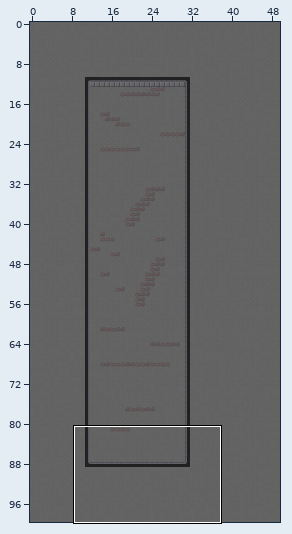
A Tiled map gets an edit: res/tiled/testmap.tmx. Above: a wide view before the commit, with the close-up outlined.
Close-up. As it was:
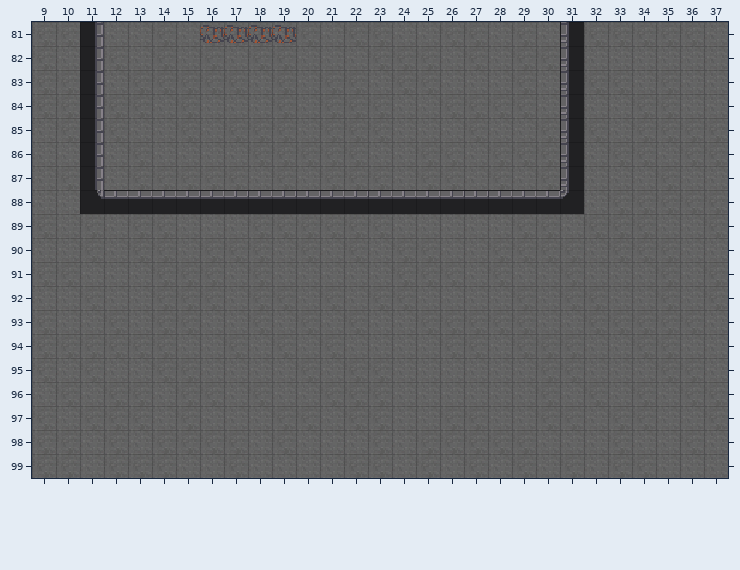
Cells are 16x16 px. Shown: x 9..37, y 81..99. The commit also changed other parts of the map, which this record leaves out.
After:
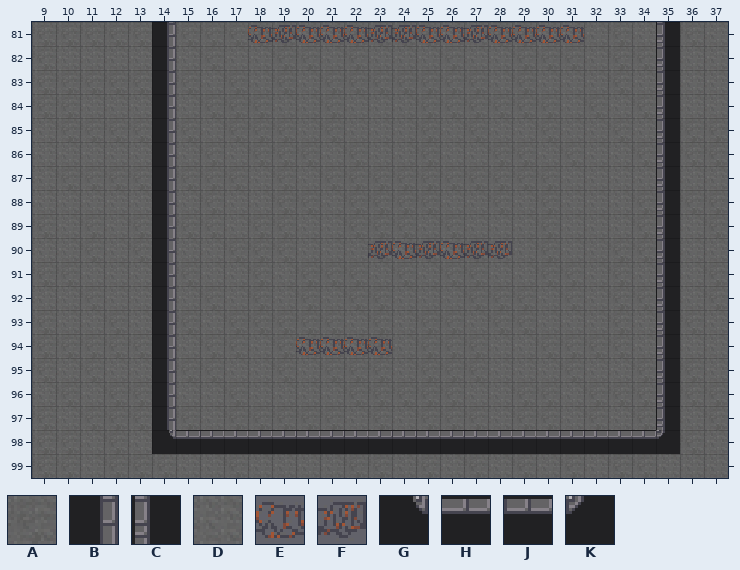
Key: from "CosmicLilac_Tiles_greyscale": A 14, B 15, C 18, D 29, E 43, F 44, G 45, H 46, J 47, K 48.
_ is an empty cell.
Tiles replaced or removed in this view: A, B, C, D, E, G, H, J, K.
Change:
Changed rows in their new state; . is an unchanged cell.
Layer "background_layer":
first column x 11:
 81 A..B....AD...AADDA..D...C
 82 D..B................A...C
 83 A..B................D...C
 84 D..B................D...C
 85 A..B................D...C
 86 D..B................A...C
 87 A..B................D...C
 88 DDDBDADDAADAAAADDADAD...C
 89 ...B....................C
 90 ...B........AD..AD......C
 91 ...B....................C
 92 ...B....................C
 93 ...B....................C
 94 ...B......D.A...........C
 95 ...B....................C
 96 ...B....................C
 97 ...B....................C
 98 ...GHJHHHJHJHJJHJHHHJJHHK
Layer "obstacle_layer":
first column x 16:
 81 __.FEEEFFEEFEEEE
first column x 23:
 90 FEFEFF
first column x 20:
 94 EEEE
